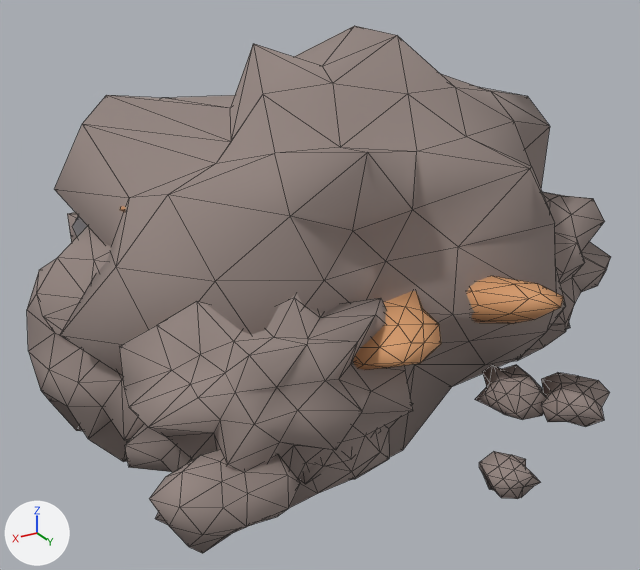
A saved change to the FBX model Assets/_Project/Models/Ore/ore_iron.fbx.
Both versions are drawn from a 50 mm camera at (0.88, 1.458, 0.827) aimed at (0.039, 0.055, 0.126). The lights are fixed; the arrows at lower left show +X, +Y and +Z. The first picture is the older version. Mesh edges are drawn as thin lines. Where no turn or scale is listed for an object, it has been applied to the vertices.

The first picture shows 'ore_iron'.
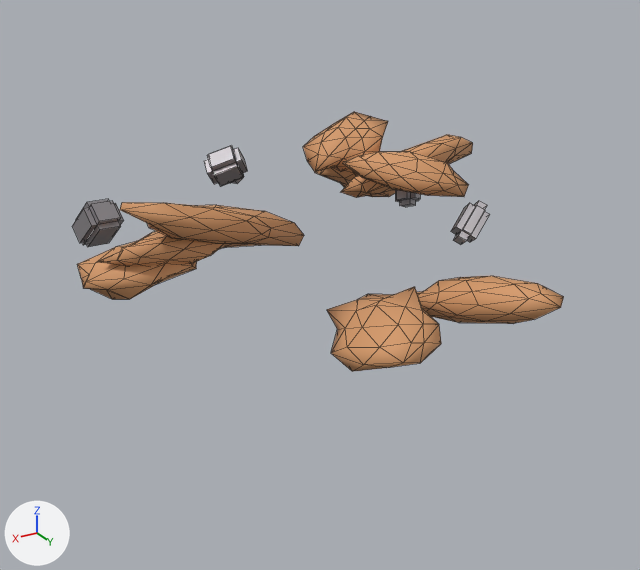
Location of each change, (x1, y1, x2, y2) in pixels of the pictures (640 x 570 px):
'ore_iron', reshaped (16% narrower, 51% shorter): before (27, 26, 611, 553); after (72, 112, 564, 371)
part 1 of me_ore_iron, deleted: before (27, 26, 611, 553)

The change, as a list of edits to the scene's bpy script:
```text
Change me_ore_iron:
    used by ob_ore_iron; location = (0.0, 0.0, 0.0)
    remove me_ore_iron.from_pydata(...)  # 1888 vertices, 3510 faces; spans x -0.632..0.606, y -0.575..0.666, z -0.191..0.605
    remove me_ore_iron.materials.append(mat_rock)  # grey #958681
    add me_ore_iron.from_pydata(...)  # 538 vertices, 870 faces; spans x -0.377..0.489, y -0.392..0.571, z 0.128..0.405
    me_ore_iron part 1: 15 loose pieces with 1350 vertices, spanning x -0.632..0.606, y -0.575..0.666, z -0.191..0.605, are deleted
```
